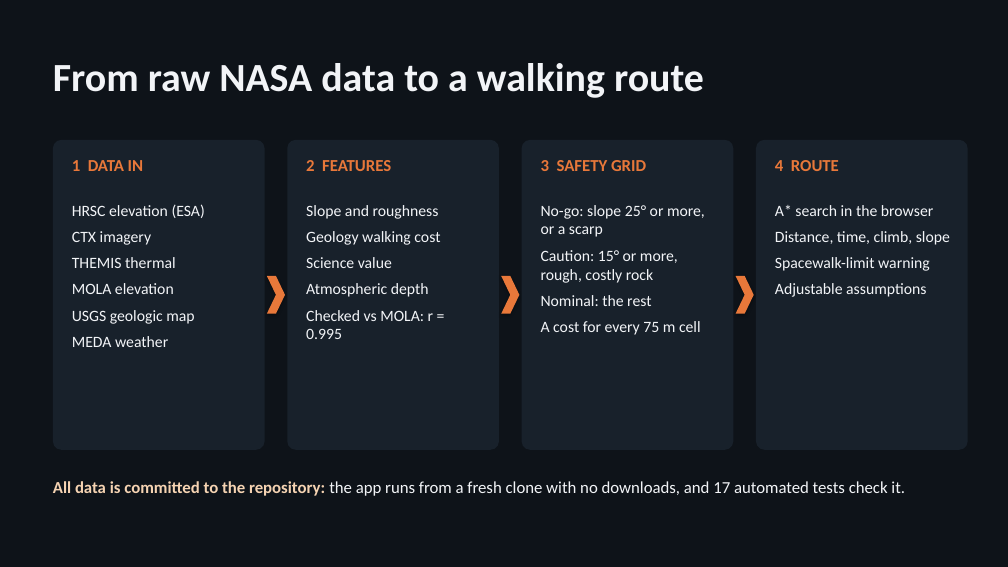
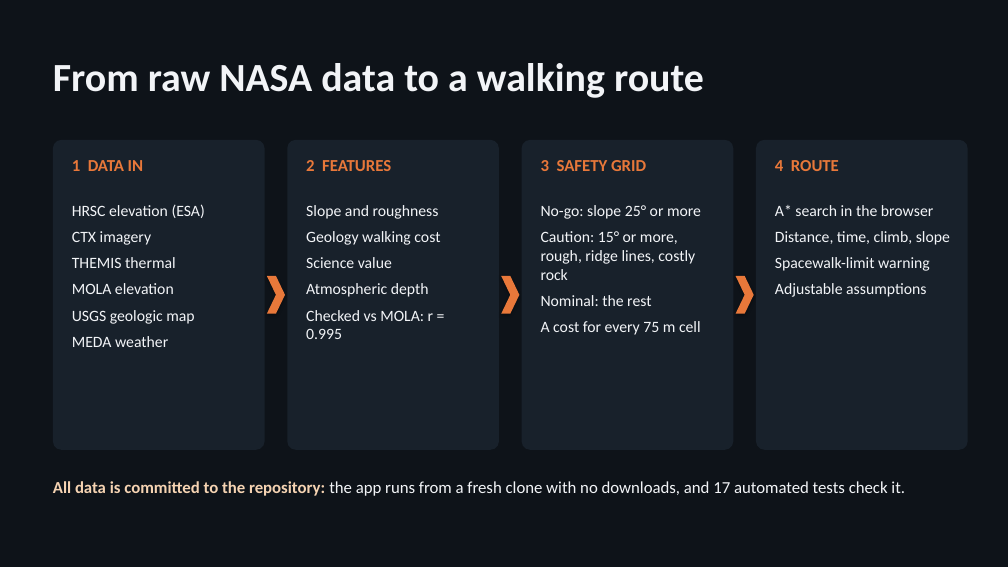
Before and after one commit to Randula2003/marsline, a slide deck: slide 4 of docs/demo/Marsline_SpaceApps_Demo.pptx. Drawn at 1008x567 pixels with LibreOffice and Linux fonts; fonts in the diff are those of the drawing. Boxes give left, top, right and bottom in pixels: in the first picture for what was removed or moved away, otherwise in the second. Text is boxed around its words. In the diff, an @@ line names an element or a change of style, - is before the commit and + after.

```diff
--- a/docs/demo/Marsline_SpaceApps_Demo.pptx
+++ b/docs/demo/Marsline_SpaceApps_Demo.pptx
@@ text at [541,205,701,280]: text changed @@
-No-go: slope 25° or more, or a scarp
-Caution: 15° or more, rough, costly rock
+No-go: slope 25° or more
+Caution: 15° or more, rough, ridge lines, costly rock
```
Also in this commit, not shown: 4 other slides changed, 23 other files.
